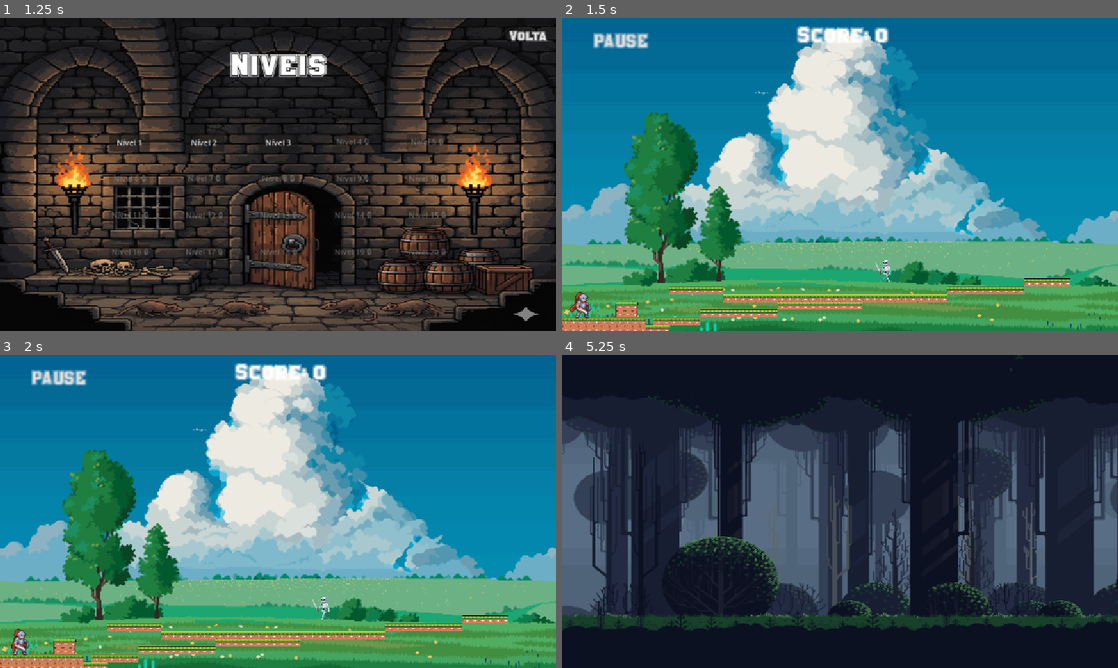
Above: before the commit, frames 1-4 (two rows, left to right).
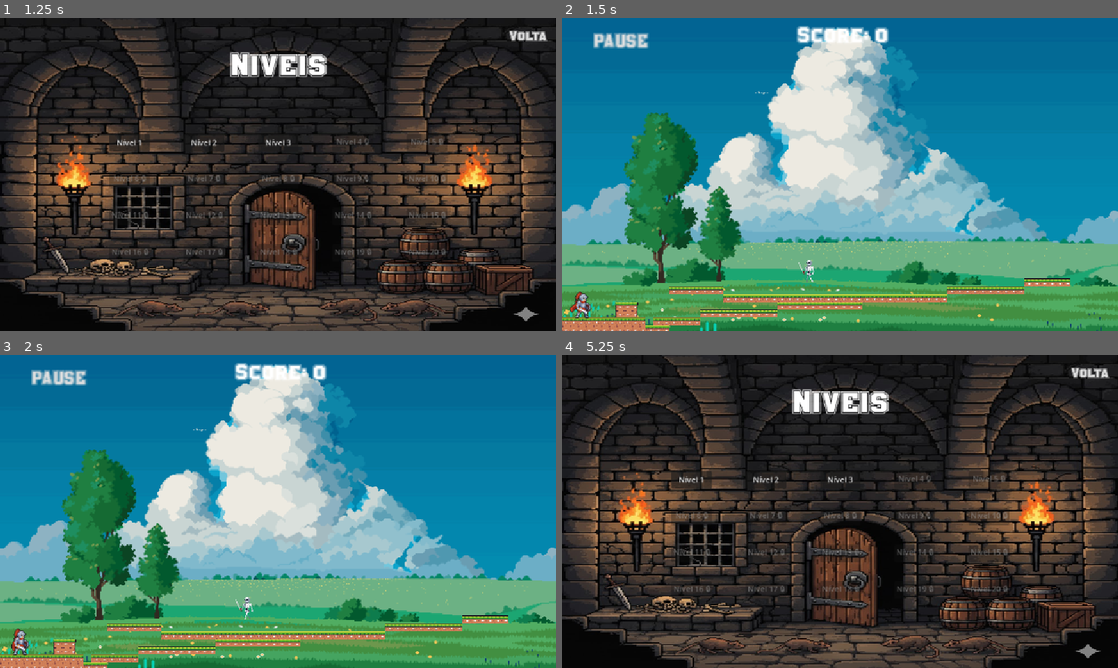
Above: after the commit, the same moments.

Repository: project-godot/project_godot_group10
Game: Godot game, scene res://main/MainMenu.tscn
The game is run twice, just before and just after one commit, with the same random seed, the same clock (stepped at 60 frames per second) and the same inputs.
Inputs (mouse positions are in pixels of both pictures, inside the frame that each line leads up to):
- Up to frame 1 (1.25 s): click "Jogar" at 0.5 s
- Up to frame 2 (1.5 s): click "Nível 1" at 1.25 s
- Up to frame 3 (2 s): no input
- Up to frame 4 (5.25 s): click "PAUSE" at 2 s; click "Voltar" at 2.75 s; click "Nível 2" at 3.5 s; click (617, 380) at 4.25 s, where only the run after the commit has a clickable "PAUSE"; click (795, 555) at 5 s, where only the run after the commit has a clickable "Voltar"

Frame 1 is identical in both runs. In frame 2, 0.1% of the frame differs, in the area x 42-60%, y 77-85%; in frame 3, 0.1%; in frame 4, 76%, in the area x 0-100%, y 0-100%.

Commit message:
ta com bug

Diff:
--- a/entities/enemies/skeleton/enemies.tscn
+++ b/entities/enemies/skeleton/enemies.tscn
@@ -440,12 +440,14 @@
 
 [node name="AnimatedSprite2D" type="AnimatedSprite2D" parent="."]
 sprite_frames = SubResource("SpriteFrames_11o65")
-animation = &"attack"
+animation = &"walk"
+frame = 9
+frame_progress = 1.0
 
 [node name="DetectionArea" type="Area2D" parent="."]
 
 [node name="CollisionShape2D" type="CollisionShape2D" parent="DetectionArea"]
-position = Vector2(-4, 9)
+position = Vector2(-3, 9)
 shape = SubResource("CircleShape2D_1motl")
 debug_color = Color(0.987604, 0, 0.311214, 0.42)
 
--- a/levels/level1.tscn
+++ b/levels/level1.tscn
@@ -95,4 +95,4 @@
 position = Vector2(41, 589)
 
 [node name="Enemies" parent="." instance=ExtResource("3_yydhl")]
-position = Vector2(655, 538)
+position = Vector2(509, 536)
--- a/levels/level2.tscn
+++ b/levels/level2.tscn
@@ -11,6 +11,8 @@
 [ext_resource type="Texture2D" uid="uid://bi7a17rs7byij" path="res://assets/sprites/backGround/level2/Layer_0001_8.png" id="9_sg85d"]
 [ext_resource type="Texture2D" uid="uid://dl5wt33twq45n" path="res://assets/sprites/backGround/level2/Layer_0000_9.png" id="10_s0tuf"]
 [ext_resource type="PackedScene" uid="uid://ddo8h76do7fvg" path="res://entities/Player/player.tscn" id="11_hfi3b"]
+[ext_resource type="PackedScene" uid="uid://dd7k15ax2ovkh" path="res://levels/PauseButton.tscn" id="12_bcewn"]
+[ext_resource type="PackedScene" uid="uid://pv7flms16j6d" path="res://levels/ScoreDisplay.tscn" id="13_6mfmt"]
 
 [sub_resource type="TileSet" id="TileSet_hq01p"]
 
@@ -140,3 +142,7 @@
 
 [node name="Terrain2" type="TileMapLayer" parent="."]
 tile_set = SubResource("TileSet_hq01p")
+
+[node name="PauseButton" parent="." instance=ExtResource("12_bcewn")]
+
+[node name="ScoreDisplay" parent="." instance=ExtResource("13_6mfmt")]
--- a/levels/level3.tscn
+++ b/levels/level3.tscn
@@ -138,6 +138,8 @@
 [ext_resource type="Texture2D" uid="uid://d06betilk2alp" path="res://assets/sprites/decoration/level3/trap5.png" id="99_e4o30"]
 [ext_resource type="Texture2D" uid="uid://bxmqgragb7mbt" path="res://assets/sprites/decoration/level3/trap6.png" id="100_u0w1i"]
 [ext_resource type="PackedScene" uid="uid://d3koiecsrm2wp" path="res://entities/enemies/necromancer/necromancer.tscn" id="138_v1val"]
+[ext_resource type="PackedScene" uid="uid://pv7flms16j6d" path="res://levels/ScoreDisplay.tscn" id="139_jwnsp"]
+[ext_resource type="PackedScene" uid="uid://dd7k15ax2ovkh" path="res://levels/PauseButton.tscn" id="140_jwnsp"]
 
 [sub_resource type="RectangleShape2D" id="RectangleShape2D_lxyii"]
 size = Vector2(20, 655)
@@ -1793,13 +1795,13 @@
 rendering_quadrant_size = 64
 
 [node name="Skeleton1" parent="." instance=ExtResource("58_uidrn")]
-position = Vector2(884, 506)
+position = Vector2(886, 498)
 
 [node name="Skeleton2" parent="." instance=ExtResource("58_uidrn")]
-position = Vector2(1630, 441)
+position = Vector2(1627, 435)
 
 [node name="Skeleton3" parent="." instance=ExtResource("58_uidrn")]
-position = Vector2(424, 507)
+position = Vector2(424, 502)
 
 [node name="Torch" type="AnimatedSprite2D" parent="."]
 position = Vector2(287, 573)
@@ -1822,4 +1824,8 @@
 position = Vector2(4960, 291)
 
 [node name="necromancer" parent="." instance=ExtResource("138_v1val")]
-position = Vector2(4820, 385)
+position = Vector2(4824, 376)
+
+[node name="ScoreDisplay" parent="." instance=ExtResource("139_jwnsp")]
+
+[node name="PauseButton" parent="." instance=ExtResource("140_jwnsp")]
Not shown: 1 places in levels/level2.tscn that only renumber resources
Not shown: 1 places in levels/level3.tscn that only renumber resources
